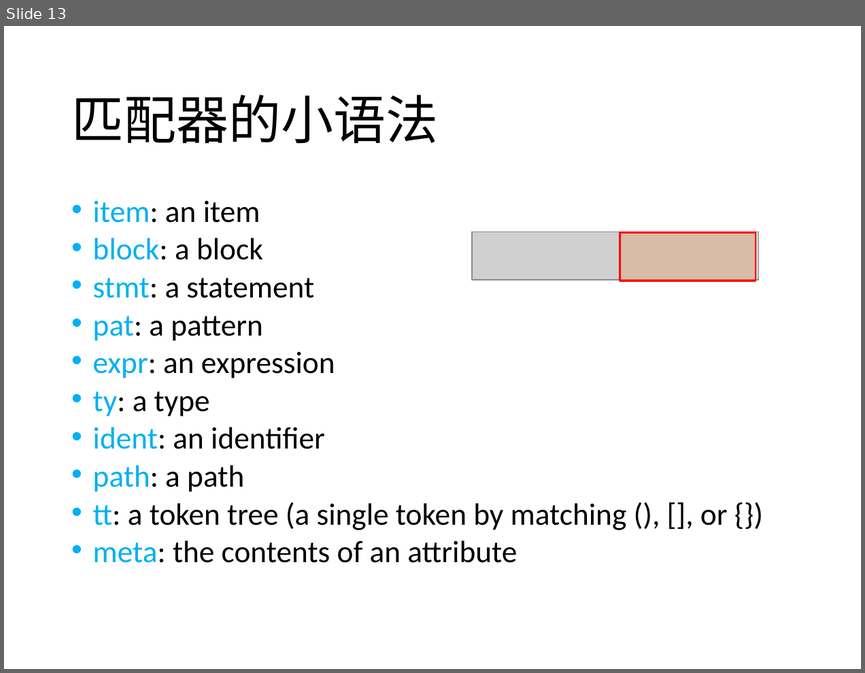
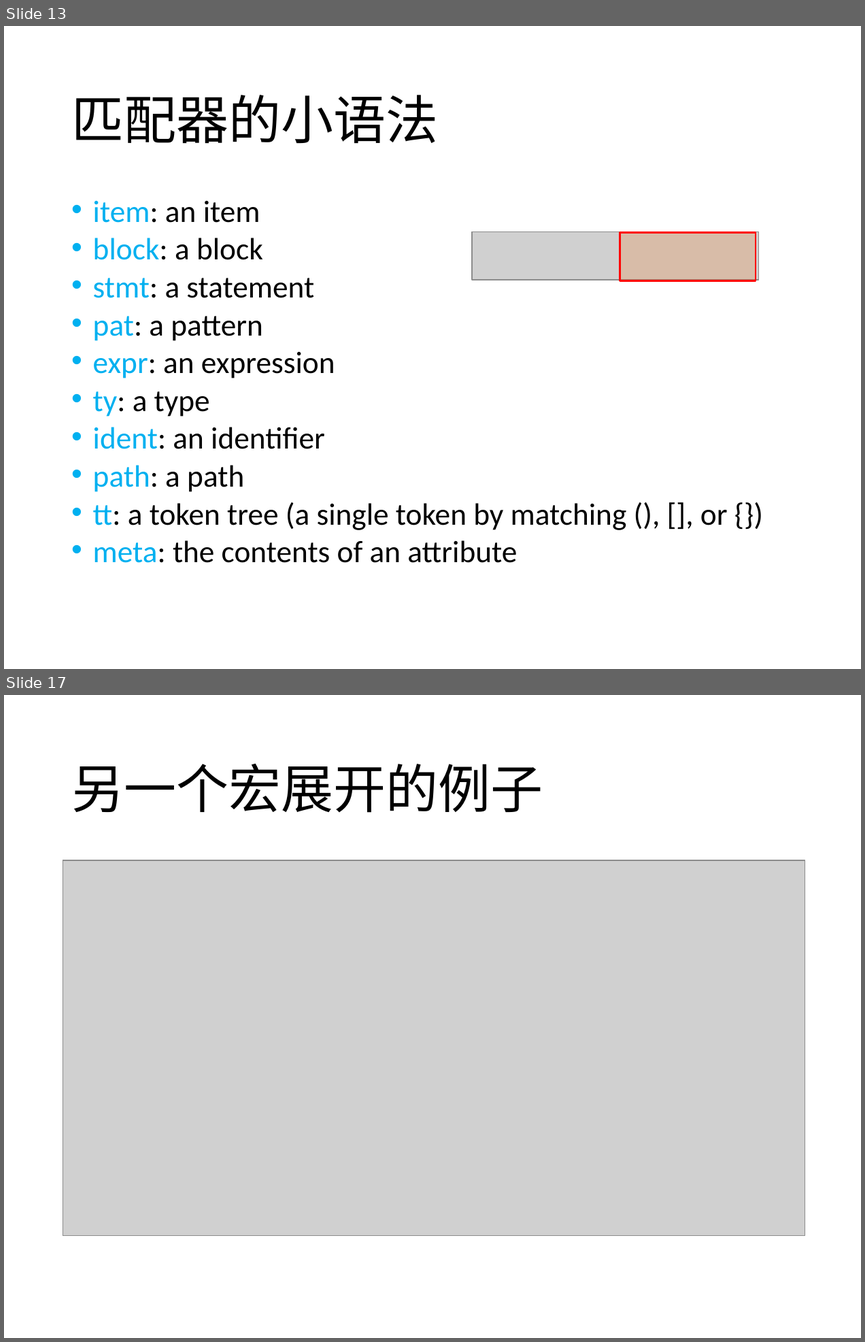
Before and after one commit to agave233/teamwork-14-Macro, a slide deck: Slides/Rust Part Slides.pptx. Shown one above the other, each under a label of ours: slide 13 before the commit, slides 13 and 17 after it; the slides between them are not shown. The pictures are 865x673 and 865x1342 pixels, drawn with LibreOffice and Linux fonts; fonts in the diff are those of the drawing; grey boxes stand for pictures. Boxes give left, top, right and bottom in pixels: in the first picture for what was removed or moved away, otherwise in the second. Text is boxed around its words. In the diff, an @@ line names an element or a change of style, - is before the commit and + after.

```diff
--- a/Slides/Rust Part Slides.pptx
+++ b/Slides/Rust Part Slides.pptx
@@ slide 17 added at [4, 695, 861, 1338], background #FFFFFF @@
@@ title added at [71, 764, 543, 813], 44 pt, text #000000 @@
+另一个宏展开的例子
@@ picture added at [63, 860, 805, 1236] @@
```
Also in this commit, not shown: 1 slide changed, 2 other slides added, 1 other file.
